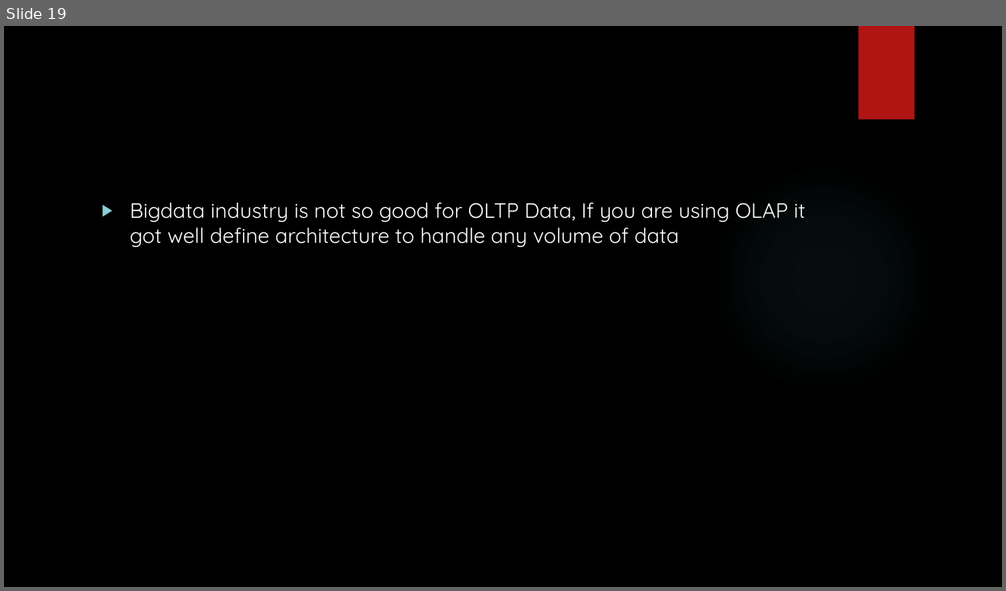
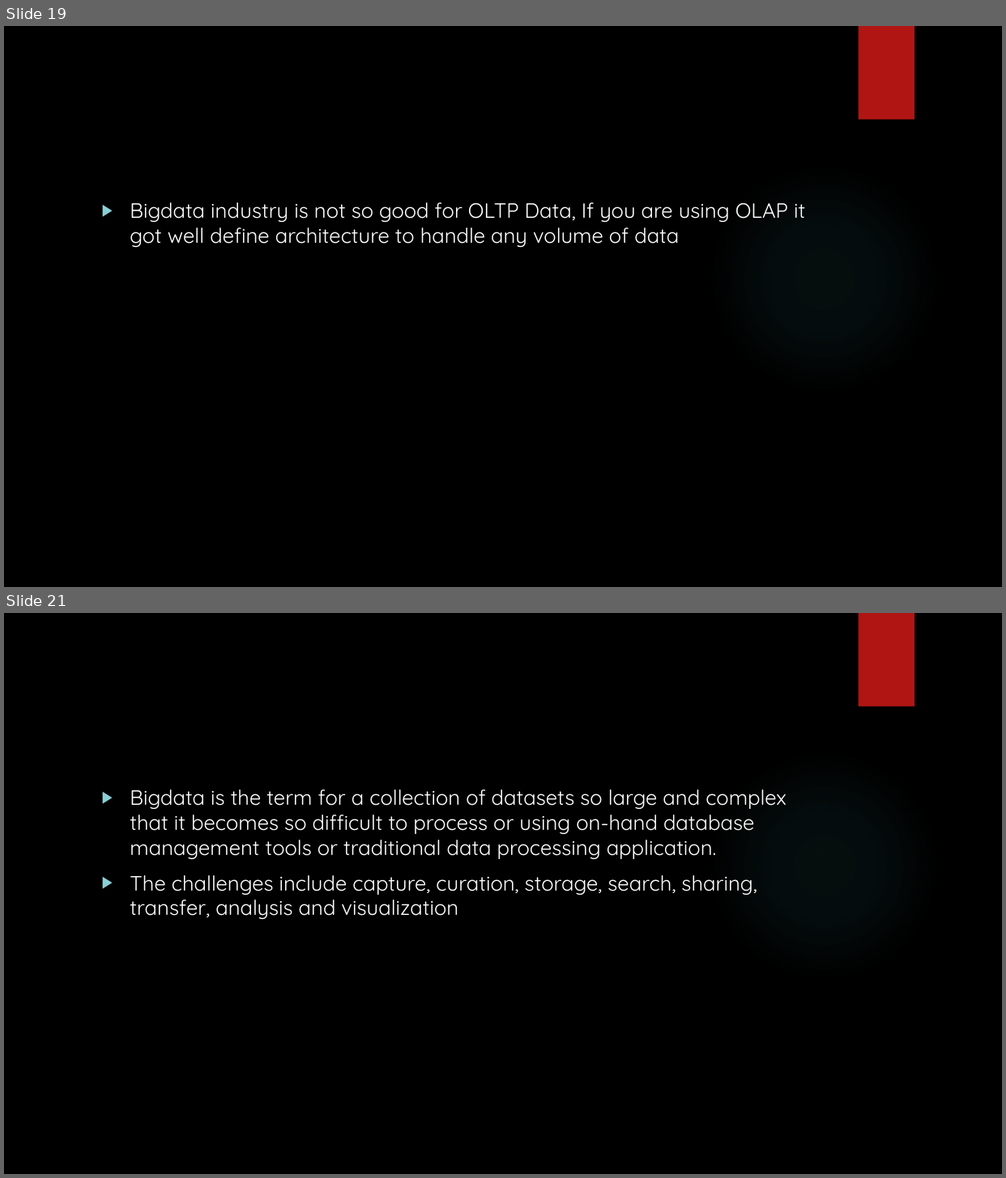
Before and after one commit to karthick1808/hadoopfundamentals, a slide deck: New Microsoft PowerPoint Presentation.pptx. Shown one above the other, each under a label of ours: slide 19 before the commit, slides 19 and 21 after it; the slides between them are not shown. The pictures are 1006x591 and 1006x1178 pixels, drawn with LibreOffice and Linux fonts; fonts in the diff are those of the drawing; background and template pictures are left out. Boxes give left, top, right and bottom in pixels: in the first picture for what was removed or moved away, otherwise in the second. Text is boxed around its words. In the diff, an @@ line names an element or a change of style, - is before the commit and + after.

```diff
--- a/New Microsoft PowerPoint Presentation.pptx
+++ b/New Microsoft PowerPoint Presentation.pptx
@@ slide 21 added at <box>4,613,1002,1174</box>, background picture (left out); not listed: 2 template elements that a slide beside it also shows @@
@@ text added at <box>130,790,786,919</box>, 20 pt, text #FFFFFF @@
+▶ Bigdata is the term for a collection of datasets so large and complex that it becomes so difficult to process or using on-hand database management tools or traditional data processing application.
+▶ The challenges include capture, curation, storage, search, sharing, transfer, analysis and visualization
```
Also in this commit, not shown: 5 other slides added.
